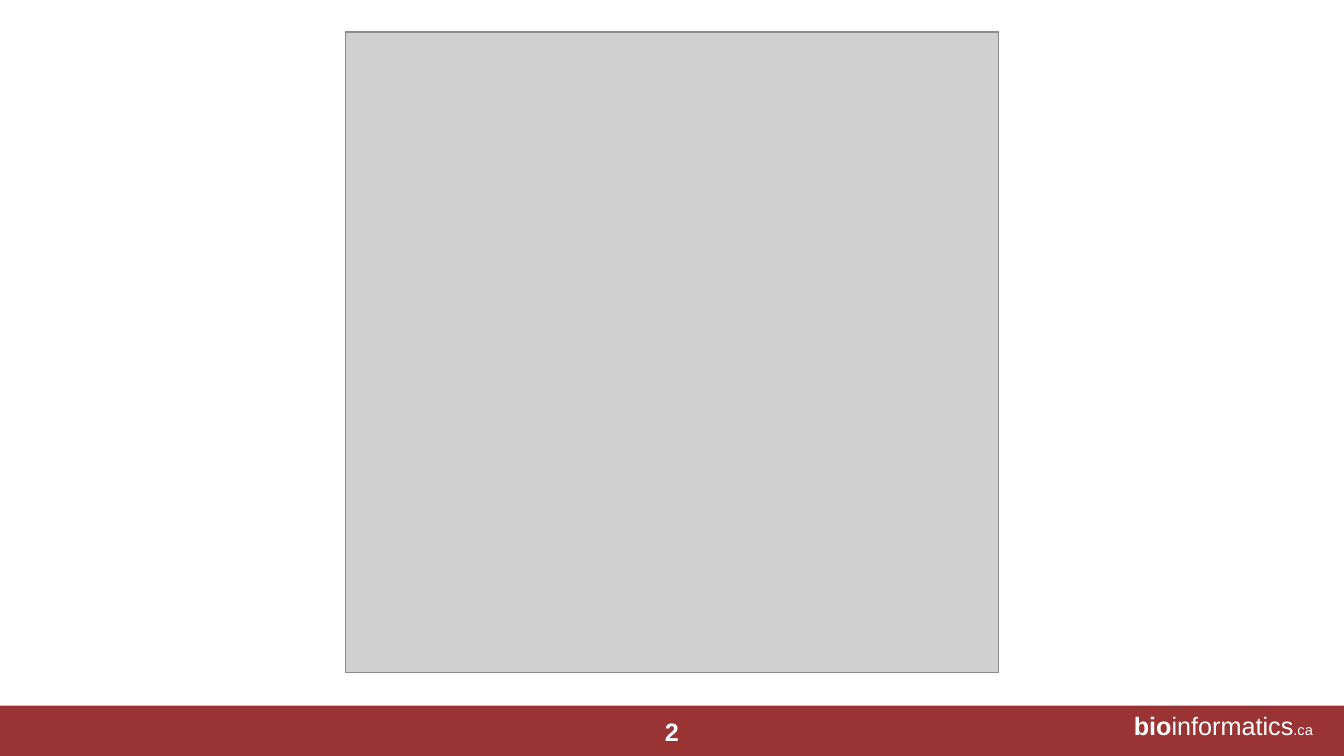
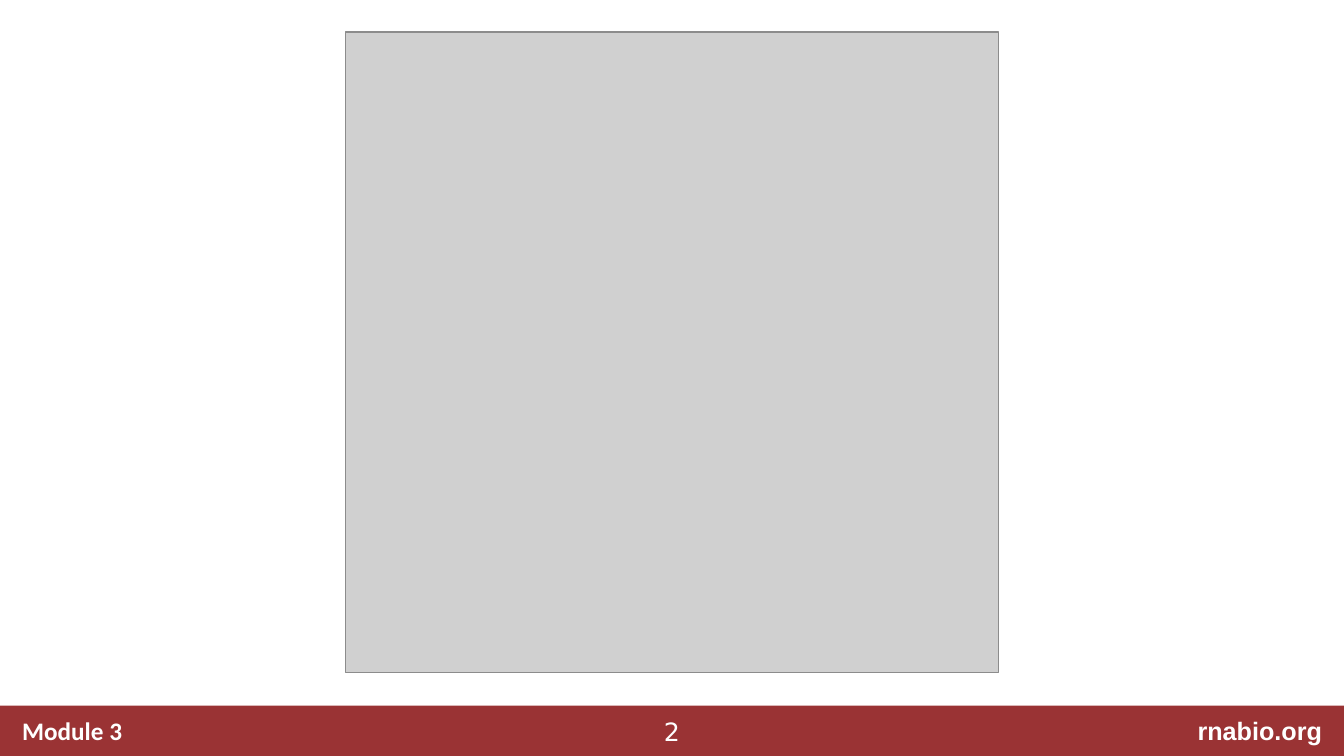
Before and after one commit to griffithlab/rnabio.org, a slide deck: slide 2 of assets/lectures/cbw/2023/full/RNASeq_Module3_AbundanceEstimation_DifferentialExpression.pptx. Drawn at 1344x756 pixels with LibreOffice and Linux fonts; fonts in the diff are those of the drawing; grey boxes stand for pictures. Boxes give left, top, right and bottom in pixels: in the first picture for what was removed or moved away, otherwise in the second. Text is boxed around its words. In the diff, an @@ line names an element or a change of style, - is before the commit and + after.

```diff
--- a/assets/lectures/cbw/2023/full/RNASeq_Module3_AbundanceEstimation_DifferentialExpression.pptx
+++ b/assets/lectures/cbw/2023/full/RNASeq_Module3_AbundanceEstimation_DifferentialExpression.pptx
@@ page number at (x1=664, y1=722, x2=680, y2=741): font Arial to DejaVu Sans, bold off; vertical alignment top to middle @@
@@ text removed at (x1=1134, y1=716, x2=1312, y2=736) @@
-bioinformatics.ca
@@ text added at (x1=22, y1=722, x2=122, y2=740), 18 pt, text #FFFFFF, bold @@
+Module 3
@@ text added at (x1=1198, y1=721, x2=1322, y2=746), 18 pt, text #FFFFFF, bold @@
+rnabio.org
```
Also in this commit, not shown: 2 other slides changed, 22 slides added, 2 slides removed, 47 other files.
